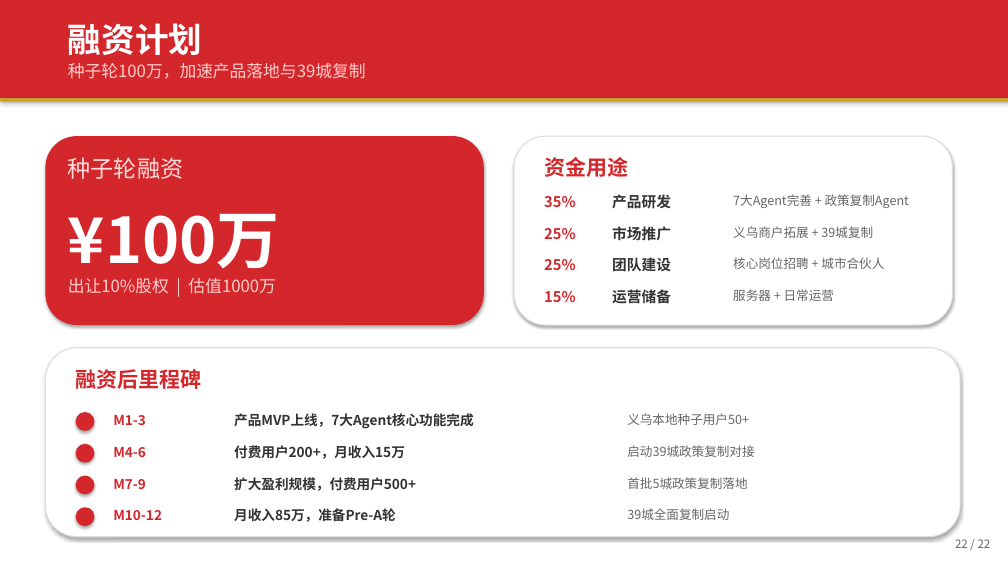
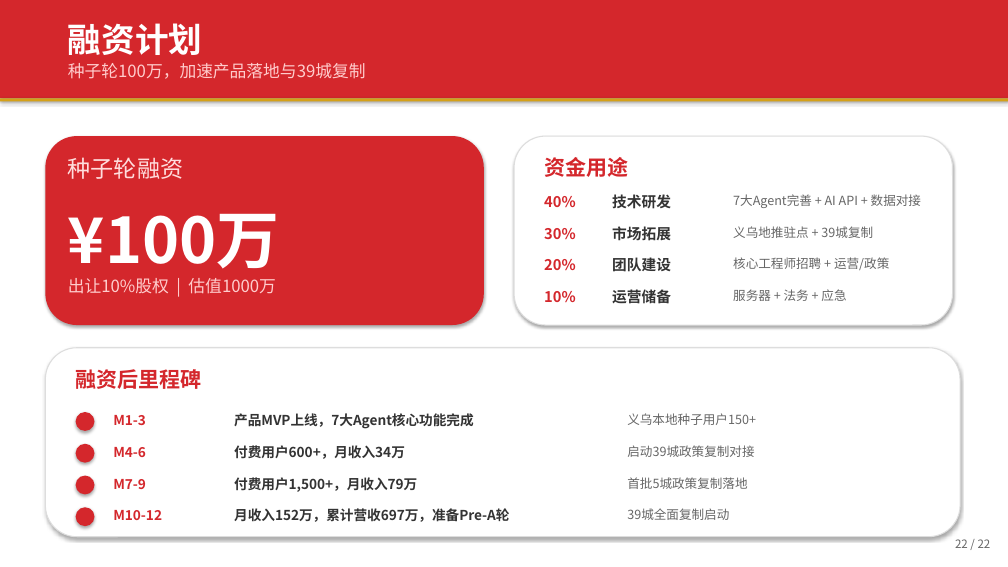
Before and after one commit to yigenfeng0707-netizen/yiwu-global-ai-agent, a slide deck: slide 22 of docs/路演PPT_V2.pptx. Drawn at 1008x567 pixels with LibreOffice and Linux fonts; fonts in the diff are those of the drawing. Boxes give left, top, right and bottom in pixels: in the first picture for what was removed or moved away, otherwise in the second. Text is boxed around its words. In the diff, an @@ line names an element or a change of style, - is before the commit and + after.

Commit message:
docs(P1): PPT 财务口径对齐 SSOT——143万→697.1万 + 35/25/25/15→40/30/20/10
memory 标记的 P1 尾巴"PPT(143万)未动待后续"本次扫平。generate_ppt.py
三处废弃口径全部替换为《财务预测与商业计划》权威数据，重生成路演PPT_V2.pptx；
同时 git rm 零引用的旧版路演PPT.pptx（18页/Aug20/slide16含143万，已被
V2冠军版22页取代，VCS可恢复符合文件保护豁免）。

第21页财务预测表（季度聚合，源自财务预测 3.1/3.2/五章）：
- 废弃 M10-12 累计143.0万/付费1000/月收85万/成本12万/净利73万
- 对齐 M1-3: 150用户/10.9万月收/26.8万累计/3.9万成本/7.0万净利
         M4-6: 600/34.1/110.9/9.5/24.6
         M7-9: 1,500/79.2/308.4/24.8/54.4
         M10-12: 3,000/152.2/**697.1**/42.5/109.7
- 页眉免责声明从"下表为早期保守季度测算"改为"已对齐权威模型，M12累计697.1万"

第22页融资计划资金用途（核心数字基准表 line 42 明确废弃 35/25/25/15）：
- 40%技术研发（7大Agent+AI API+数据对接）/ 30%市场拓展（义乌地推驻点+39城）
  / 20%团队建设（核心工程师+运营/政策）/ 10%运营储备（服务器+法务+应急）

第22页融资后里程碑（对齐财务预测季度聚合值）：
- M1-3 种子用户150+（原50+）/ M4-6 付费600+月收34万（原200+/15万）
  / M7-9 付费1,500+月收79万（原500+）/ M10-12 月收152万累计697万（原85万）

验证：python-pptx 抽查 Slide21 含697.1/152.2无143残留、Slide22 含
40%/30%/20%/10%无35%/25%残留；全仓 grep 143万/35%研发/25%市场推广/
15%运营储备 = 0活跃命中。

```diff
--- a/docs/路演PPT_V2.pptx
+++ b/docs/路演PPT_V2.pptx
@@ text at <box>544,196,576,208</box>: text changed @@
-35%
+40%
@@ text at <box>612,194,671,209</box>: text changed @@
-产品研发
+技术研发
@@ text at <box>733,194,921,208</box>: text changed @@
-7大Agent完善 + 政策复制Agent
+7大Agent完善 + AI API + 数据对接
@@ text at <box>544,228,576,240</box>: text changed @@
-25%
+30%
@@ text at <box>612,226,671,241</box>: text changed @@
-市场推广
+市场拓展
@@ text at <box>733,226,873,238</box>: text changed @@
-义乌商户拓展 + 39城复制
+义乌地推驻点 + 39城复制
@@ text at <box>544,259,576,271</box>: text changed @@
-25%
+20%
@@ text at <box>733,257,889,270</box>: text changed @@
-核心岗位招聘 + 城市合伙人
+核心工程师招聘 + 运营/政策
@@ text at <box>544,291,576,303</box>: text changed @@
-15%
+10%
@@ text at <box>733,289,846,301</box>: text changed @@
-服务器 + 日常运营
+服务器 + 法务 + 应急
@@ text at <box>627,413,756,425</box>: text changed @@
-义乌本地种子用户50+
+义乌本地种子用户150+
@@ text at <box>234,445,405,459</box>: text changed @@
-付费用户200+，月收入15万
+付费用户600+，月收入34万
@@ text at <box>234,477,417,492</box>: text changed @@
-扩大盈利规模，付费用户500+
+付费用户1,500+，月收入79万
@@ text at <box>234,508,509,522</box>: text changed @@
-月收入85万，准备Pre-A轮
+月收入152万，累计营收697万，准备Pre-A轮
```
Also in this commit, not shown: 1 other slide changed, 2 other files.
